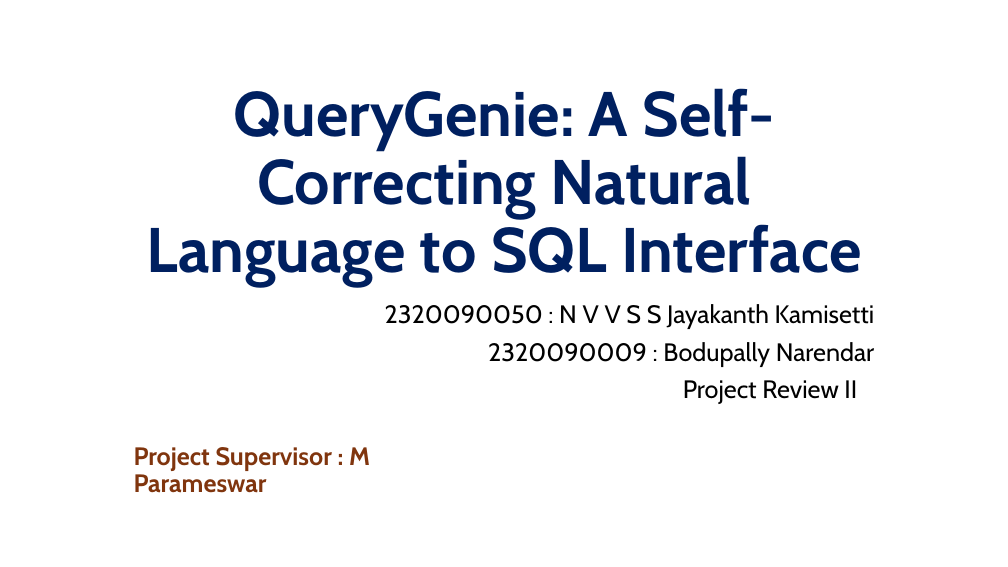
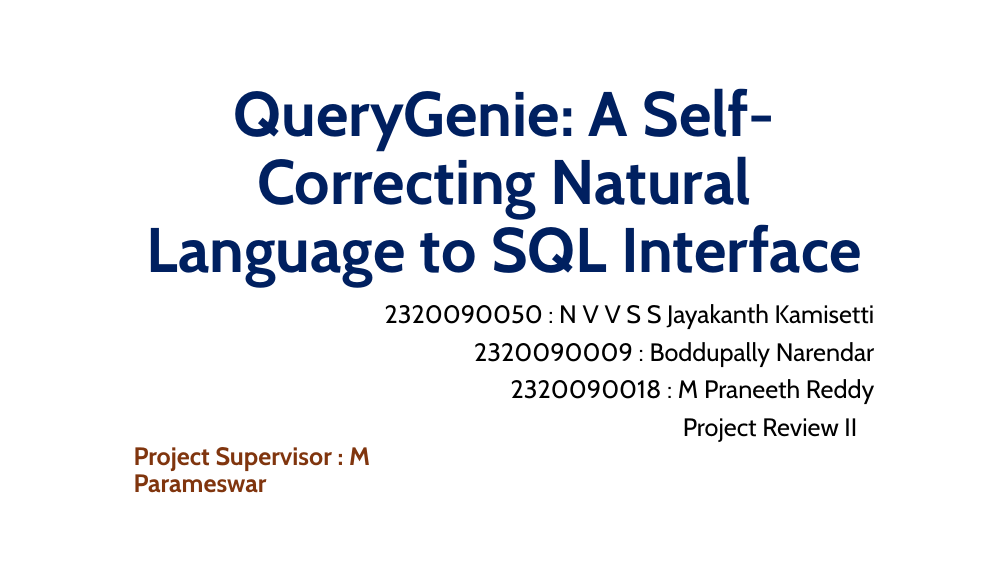
Before and after one commit to jayakanthh/QueryGenie, a slide deck: slide 1 of docs/reviews/Review2_QueryGenie.pptx. Drawn at 1008x567 pixels with LibreOffice and Linux fonts; fonts in the diff are those of the drawing; background and template pictures are left out. Boxes give left, top, right and bottom in pixels: in the first picture for what was removed or moved away, otherwise in the second. Text is boxed around its words. In the diff, an @@ line names an element or a change of style, - is before the commit and + after.

```diff
--- a/docs/reviews/Review2_QueryGenie.pptx
+++ b/docs/reviews/Review2_QueryGenie.pptx
@@ subtitle at [474, 342, 874, 404]: text changed @@
-2320090009 : Bodupally Narendar
+2320090009 : Boddupally Narendar
+2320090018 : M Praneeth Reddy
```
Also in this commit, not shown: 17 other files.
